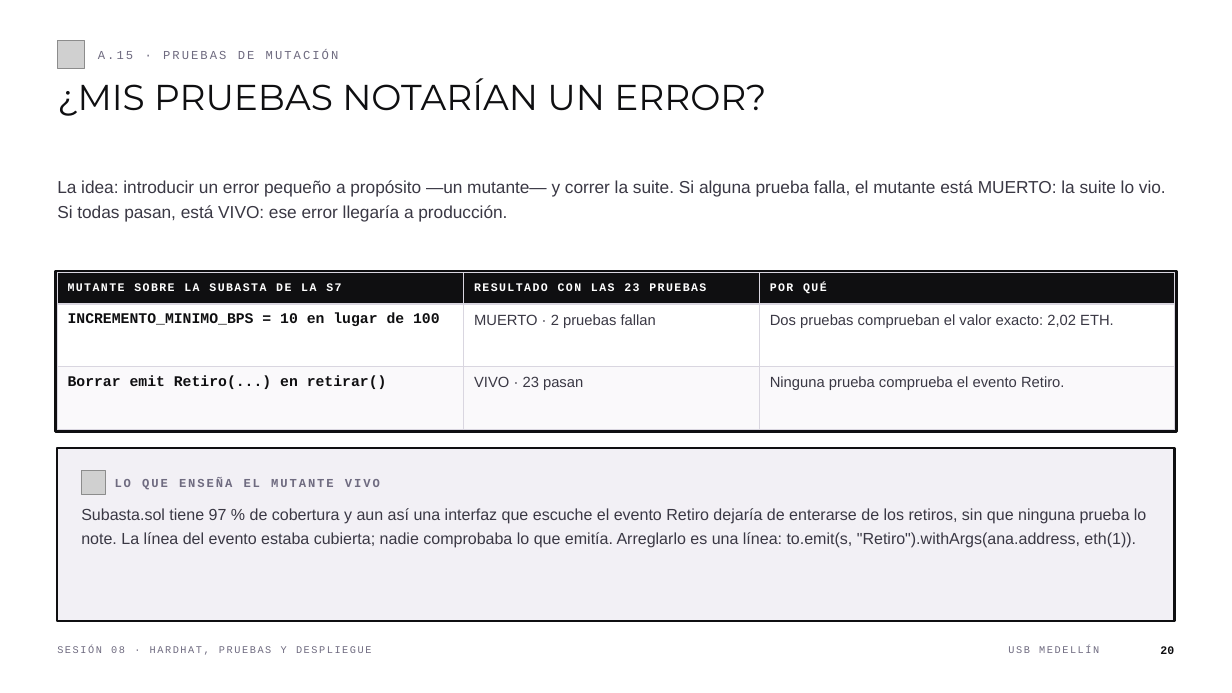
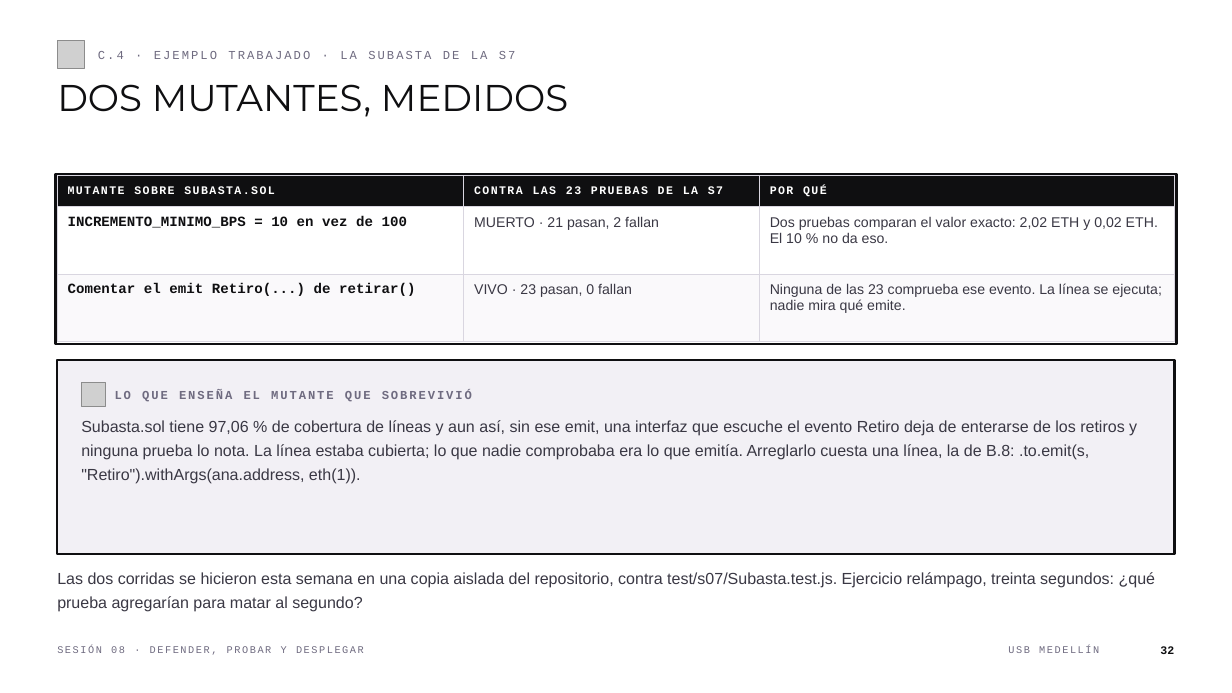
Before and after one commit to andresdapena81/curso-blockchain-web3-usb, a slide deck: slide 32 of material/Sesion-08-Blockchain-Web3.pptx (slide 20 before the commit). Drawn at 1232x693 pixels with LibreOffice and Linux fonts; fonts in the diff are those of the drawing; grey boxes stand for pictures. Boxes give left, top, right and bottom in pixels: in the first picture for what was removed or moved away, otherwise in the second. Text is boxed around its words. In the diff, an @@ line names an element or a change of style, - is before the commit and + after.

```diff
--- a/material/Sesion-08-Blockchain-Web3.pptx
+++ b/material/Sesion-08-Blockchain-Web3.pptx
@@ text at (98, 51, 516, 59): text changed @@
-A.15 · PRUEBAS DE MUTACIÓN
+C.4 · EJEMPLO TRABAJADO · LA SUBASTA DE LA S7
@@ text at (57, 84, 568, 117): text changed; size 28 to 29 pt @@
-¿MIS PRUEBAS NOTARÍAN UN ERROR?
+DOS MUTANTES, MEDIDOS
@@ rectangle added at (55, 174, 1177, 344), outline #0F0F11 1.75 pt @@
@@ table at (57, 176, 1175, 317) @@
-row 1, column 1: MUTANTE SOBRE LA SUBASTA DE LA S7
+row 1, column 1: MUTANTE SOBRE SUBASTA.SOL
-row 1, column 2: RESULTADO CON LAS 23 PRUEBAS
+row 1, column 2: CONTRA LAS 23 PRUEBAS DE LA S7
-row 2: INCREMENTO_MINIMO_BPS = 10 en lugar de 100 | MUERTO · 2 pruebas fallan | Dos pruebas comprueban el valor exacto: 2,02 ETH.
+row 2: INCREMENTO_MINIMO_BPS = 10 en vez de 100 | MUERTO · 21 pasan, 2 fallan | Dos pruebas comparan el valor exacto: 2,02 ETH y 0,02 ETH. El 10 % no da eso.
-row 3: Borrar emit Retiro(...) en retirar() | VIVO · 23 pasan | Ninguna prueba comprueba el evento Retiro.
+row 3: Comentar el emit Retiro(...) de retirar() | VIVO · 23 pasan, 0 fallan | Ninguna de las 23 comprueba ese evento. La línea se ejecuta; nadie mira qué emite.
@@ table: place and size @@
-table at (57, 273, 1175, 394)
+table at (57, 176, 1175, 317)
@@ text removed at (57, 180, 1166, 222) @@
-La idea: introducir un error pequeño a propósito —un mutante— y correr la suite. Si alguna prueba falla, el mutante está MUERTO: la suite lo vio. Si todas pasan, está VIVO: ese error llegaría a producción.
@@ rectangle: place and size @@
-rectangle at (55, 271, 1177, 432)
+rectangle at (57, 360, 1175, 555)
@@ rectangle at (57, 360, 1175, 555): fill none to #F2F0F5 @@
@@ picture: place and size @@
-picture at (81, 470, 105, 494)
+picture at (81, 383, 105, 407)
@@ text at (115, 390, 472, 402): text changed @@
-LO QUE ENSEÑA EL MUTANTE VIVO
+LO QUE ENSEÑA EL MUTANTE QUE SOBREVIVIÓ
@@ rectangle removed at (57, 448, 1175, 621) @@
@@ text at (81, 420, 1137, 484): text changed @@
-Subasta.sol tiene 97 % de cobertura y aun así una interfaz que escuche el evento Retiro dejaría de enterarse de los retiros, sin que ninguna prueba lo note. La línea del evento estaba cubierta; nadie comprobaba lo que emitía. Arreglarlo es una línea: to.emit(s, "Retiro").withArgs(ana.address, eth(1)).
+Subasta.sol tiene 97,06 % de cobertura de líneas y aun así, sin ese emit, una interfaz que escuche el evento Retiro deja de enterarse de los retiros y ninguna prueba lo nota. La línea estaba cubierta; lo que nadie comprobaba era lo que emitía. Arreglarlo cuesta una línea, la de B.8: .to.emit(s, "Retiro").withArgs(ana.address, eth(1)).
@@ text added at (57, 572, 1156, 612), 12.5 pt, text #3A3844 @@
+Las dos corridas se hicieron esta semana en una copia aislada del repositorio, contra test/s07/Subasta.test.js. Ejercicio relámpago, treinta segundos: ¿qué prueba agregarían para matar al segundo?
@@ text at (57, 646, 364, 655): text changed @@
-SESIÓN 08 · HARDHAT, PRUEBAS Y DESPLIEGUE
+SESIÓN 08 · DEFENDER, PROBAR Y DESPLEGAR
@@ text at (1160, 646, 1174, 654): text changed @@
-20
+32
```
Also in this commit, not shown: 29 other slides changed, 27 slides added, 13 slides removed, 2 other files.
